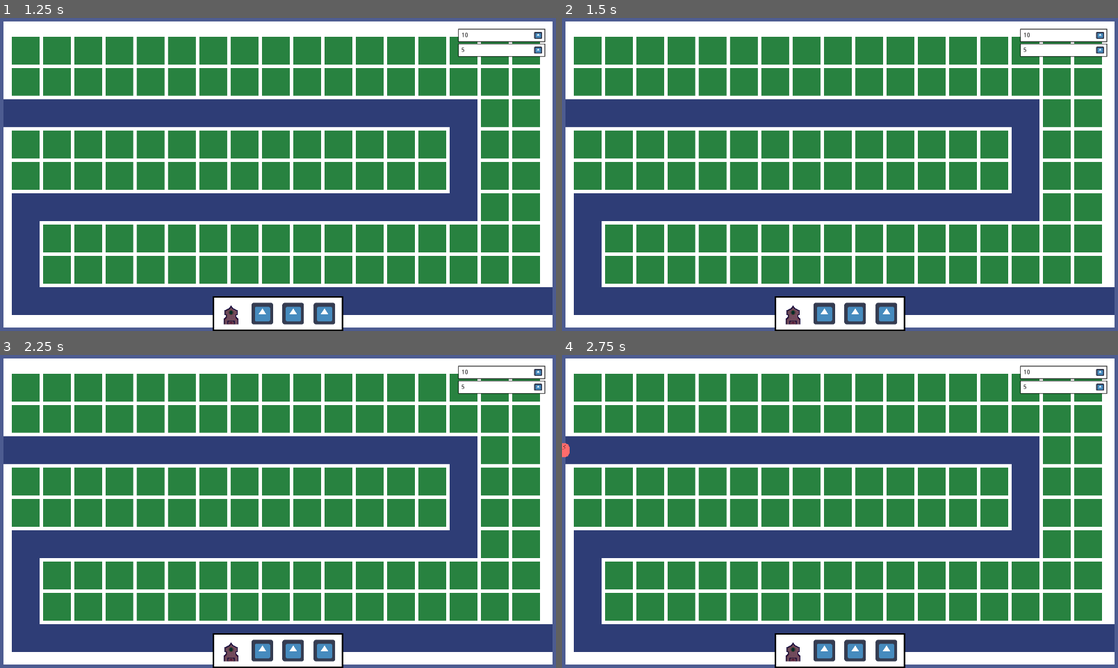
Above: before the commit, frames 1-4 (two rows, left to right).
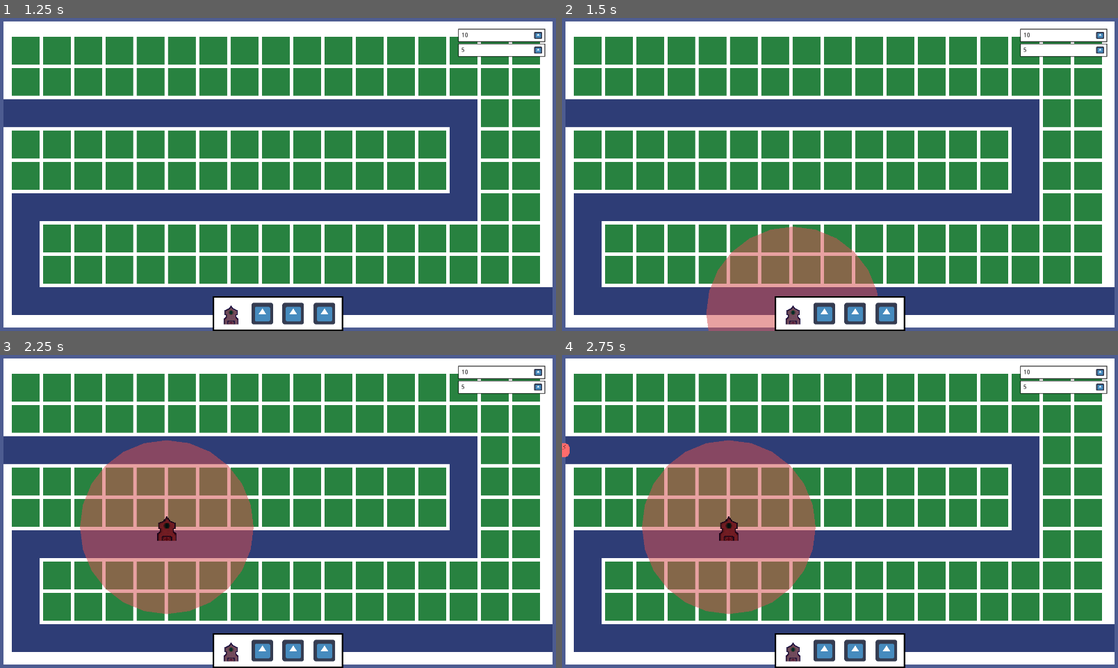
Above: after the commit, the same moments.

Repository: Pandem-Games/BindingTower
Game: Godot game, scene res://Nodes/Scenes/Menu/TitleScreen.tscn
The game is run twice, just before and just after one commit, with the same random seed, the same clock (stepped at 60 frames per second) and the same inputs. The engine's default icon, where the game draws it, is replaced by a stand-in: a white triangle on a blue panel in a dark square.
Inputs (mouse positions are in pixels of both pictures, inside the frame that each line leads up to):
- Up to frame 1 (1.25 s): click "New Game" at 0.5 s
- Up to frame 2 (1.5 s): tap Enter at 1.25 s; move the mouse to (795, 312) at 1.27 s; hold Space (ui_select) from 1.28 s (still down); click (795, 312) at 1.42 s
- Up to frame 3 (2.25 s): move the mouse to (166, 527) at 2.02 s; release Space (ui_select) at 2.03 s; tap Space (ui_select) at 2.1 s; click (166, 527) at 2.17 s
- Up to frame 4 (2.75 s): tap Space (ui_select) at 2.27, 2.57 s

Frame 1 is identical in both runs. In frame 2, 6.4% of the frame differs, in the area x 26-57%, y 66-100%; in frame 3, 14%, in the area x 14-46%, y 27-83%; in frame 4, 14%.

Commit message:
adding mouse click to ui_select

Diff:
--- a/Scripts/TowerButton.gd
+++ b/Scripts/TowerButton.gd
@@ -31,19 +31,26 @@
 
 # Used to detect when user has clicked the button
 func _on_Tower_gui_input(event: InputEvent):
+	print("1")
 	# This event is also raised by the tower when the user clicks so we have to
 	# check that the user is clicking on the tower button
+	print(str(event.is_action_pressed("ui_select")))
+	print(str(get_rect().has_point(get_local_mouse_position())))
 	if event.is_action_pressed("ui_select") and get_rect().has_point(get_local_mouse_position()):
+		print("5")
 		match state:
 			# The user is clicking on the tower button, initiating the selection
 			eTowerButton.WAIT:
 				select()
 				accept_event()
+				print("2")
 			# The user is clicking on the tower button again, cancelling the selection
 			eTowerButton.SELECTED:
 				emit_signal(Constants.TOWER_PLACEMENT_CANCELLED)
 				state = eTowerButton.WAIT
 				accept_event()
+				print("3")
+	print("4")
 
 # Called when a tower is placed successfully, which resets the tower button
 func _on_Tower_placement_confirmed():
--- a/project.godot
+++ b/project.godot
@@ -33,6 +33,16 @@
 window/stretch/mode="viewport"
 window/stretch/aspect="keep"
 
+[input]
+
+ui_select={
+"deadzone": 0.5,
+"events": [ Object(InputEventKey,"resource_local_to_scene":false,"resource_name":"","device":0,"alt":false,"shift":false,"control":false,"meta":false,"command":false,"pressed":false,"scancode":32,"unicode":0,"echo":false,"script":null)
+, Object(InputEventJoypadButton,"resource_local_to_scene":false,"resource_name":"","device":0,"button_index":3,"pressure":0.0,"pressed":false,"script":null)
+, Object(InputEventMouseButton,"resource_local_to_scene":false,"resource_name":"","device":0,"alt":false,"shift":false,"control":false,"meta":false,"command":false,"button_mask":0,"position":Vector2( 0, 0 ),"global_position":Vector2( 0, 0 ),"factor":1.0,"button_index":1,"pressed":false,"doubleclick":false,"script":null)
+ ]
+}
+
 [rendering]
 
 environment/default_environment="res://default_env.tres"
